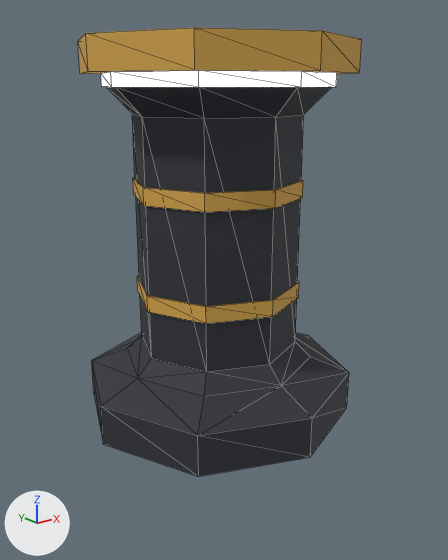
Renders of the glTF model foxspy/models/kit-newyork-pedestal.glb from each side of a commit.
Before and after are seen from a camera (50 mm lens) standing at (-0.917, -1.174, 0.803) and looking at (-0.007, -0.036, 0.348). The lights are fixed; the arrows at lower left show +X, +Y and +Z. The first picture is the older version. Mesh edges are drawn as thin lines. Vertices at exactly the same position are counted once.

In view in the first picture: 'kit-newyork-pedestal'.
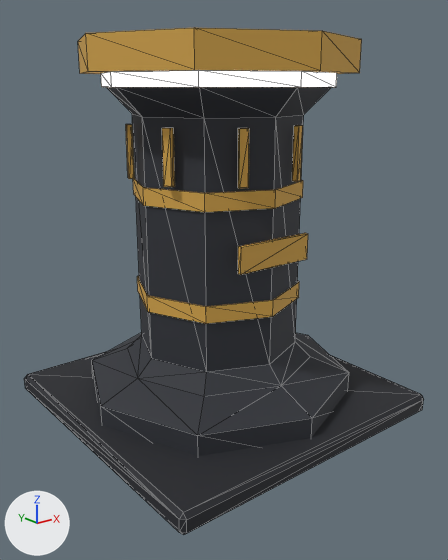
What changed in the scene script:
```text
Change me_kit_newyork_pedestal:
    used by ob_kit_newyork_pedestal; location = (0.0, 0.0, 0.0)
    remove me_kit_newyork_pedestal.from_pydata(...)  # 114 vertices, 172 faces; spans x -0.34..0.34, y -0.34..0.34, z 0.0..0.9
    add me_kit_newyork_pedestal.from_pydata(...)  # 210 vertices, 324 faces; spans x -0.38..0.38, y -0.38..0.38, z 0.0..0.9
    me_kit_newyork_pedestal part 1: a new loose piece, a box spanning x -0.1..0.1, y -0.21..-0.2, z 0.42..0.48, in mat_main
    me_kit_newyork_pedestal part 2
    32 vertices are added at x -0.198..0.198, y -0.198..0.198, z 0.6
    32 new vertices lie (0.0, 0.0, 0.12) away from vertices in x -0.198..0.198, y -0.198..0.198, z 0.6
    96 new faces join them, mat_main
    me_kit_newyork_pedestal part 3
    16 vertices are added at x -0.38..0.38, y -0.38..0.38, z 0.0..0.05
    8 new vertices lie (0.74, 0.0, 0.0) away from vertices in x -0.37, y -0.38..0.38, z 0.0..0.05
    44 new faces join them, mat_main
```

Pixel boxes [x1, y1, x2, y2] of what changed, in the pictures (448 x 560 px):
'kit-newyork-pedestal', reshaped (41% wider, 13% taller)
    before: [78, 28, 362, 477]
    after: [24, 28, 424, 535]
part 1 of me_kit_newyork_pedestal, added (brown)
    after: [238, 233, 308, 275]
part 2 of me_kit_newyork_pedestal, added (brown)
    after: [126, 124, 303, 188]
part 3 of me_kit_newyork_pedestal, added
    after: [24, 352, 424, 535]
